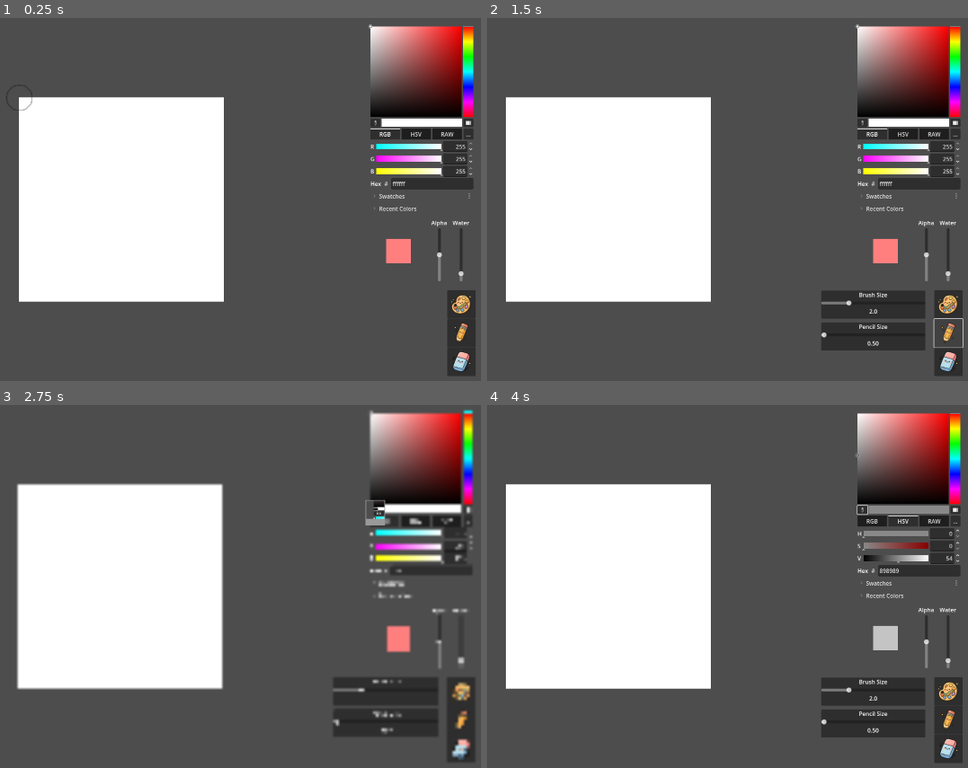
Above: before the commit, frames 1-4 (two rows, left to right).
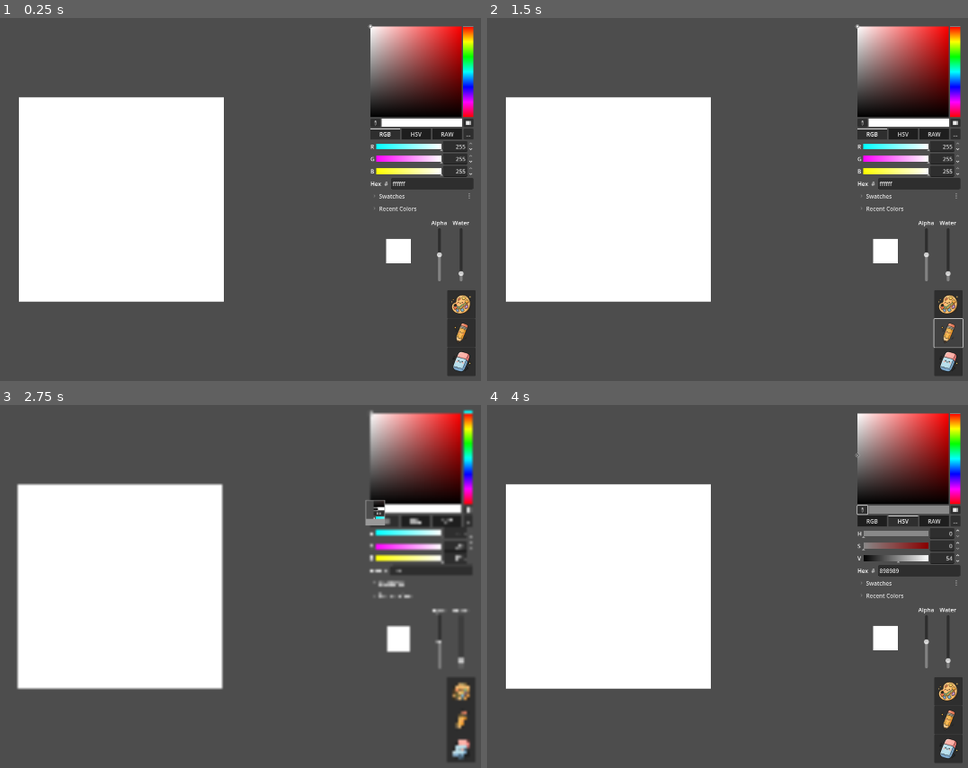
Above: after the commit, the same moments.

Repository: Dubu911/Watercolor_simulation
Game: Godot game, scene res://trial4/main4.tscn
Same seed, same stepped clock (60 frames per second), same inputs: the game is played once before the commit and once after it.
Inputs (mouse positions are in pixels of both pictures, inside the frame that each line leads up to):
- Up to frame 1 (0.25 s): no input
- Up to frame 2 (1.5 s): click (948, 304) at 0.5 s; click (948, 333) at 1.25 s
- Up to frame 3 (2.75 s): click (375, 510) at 2 s
- Up to frame 4 (4 s): click "RGB" at 2.75 s; click "HSV" at 3.5 s

The runs differ from the first frame. In frame 1, 0.4% of the frame differs, in the area x 3-86%, y 21-68%; in frame 2, 3.5%, in the area x 69-92%, y 60-92%; in frame 3, 3.3%; in frame 4, 3.5%.

Commit message:
added inertia_memory read/write buffers. Refactoring _apply_water_displacement_with_pigment_inflow(delta) function, two different helper functions it calls. One is the original _final_outflows_at and the new one is _final_outflows_at_with_inertia.

Diff:
--- a/trial4/painting_coordinator.gd
+++ b/trial4/painting_coordinator.gd
@@ -34,6 +34,8 @@
 var pencil_image: Image
 var absorbency_map : Image
 var displacement_map : Image
+var inertia_read_buffer: Image
+var inertia_write_buffer: Image
 
 # --- Textures (The GPU version of the data for display) ---
 var background_texture: ImageTexture
@@ -122,6 +124,11 @@
 	# Physics layers
 	absorbency_map = Image.create(CANVAS_WIDTH, CANVAS_HEIGHT, false, Image.FORMAT_RF)
 	displacement_map = Image.create(CANVAS_WIDTH, CANVAS_HEIGHT, false, Image.FORMAT_RGBAF)
+
+	# Inertia memory buffers (store water inflows from 4 directions: right, left, down, up)
+	inertia_read_buffer = Image.create(CANVAS_WIDTH, CANVAS_HEIGHT, false, Image.FORMAT_RGBAF)
+	inertia_read_buffer.fill(Color(0, 0, 0, 0))
+	inertia_write_buffer = Image.create(CANVAS_WIDTH, CANVAS_HEIGHT, false, Image.FORMAT_RGBAF)
 
 	# Initialize the paper properties
 	_initialize_paper_properties()
@@ -154,7 +161,9 @@
 								static_read_buffer,
 								static_write_buffer,
 								absorbency_map,
-								displacement_map)
+								displacement_map,
+								inertia_read_buffer,
+								inertia_write_buffer)
 
 # The main simulation loop
 func _process(_delta: float):
--- a/trial4/physics_simulator.gd
+++ b/trial4/physics_simulator.gd
@@ -2,16 +2,23 @@
 extends Node
 
 # --- SIMULATION CONSTANTS ---
+# Water related
 @export var S: float = 0.10 # Surface tension coefficient
 @export var SP: float = 0.50 # Spread force coefficient
-@export var DIFFUSION_RATE: float = 0.1  # pigment diffusion speed (0.01 .. 0.5)
+@export var canceling_power: float = 0.6747  # How much outflow is reduced when pushing against recent inflow (0.0 .. 1.0)
+@export var acceleration_power: float = 0.1536  # How much outflow is increased when pushing with momentum (0.0 .. 1.0)
 @export var EVAPORATION_CONST: float = 0.01  # water evaporation rate (0.001 .. 0.05)
 @export var HOLD_THRESHOLD: float = 5.0 # The force needed to wet a dry pixel
+
+# Diffusion related
+@export var DIFFUSION_RATE: float = 0.1  # pigment diffusion speed (0.01 .. 0.5)
+@export var diffusion_limiter: float = 0.25  # max fraction of pigment that can diffuse per neighbor per frame (0.1 .. 0.5)
 @export var k_deposit_base: float = 1.0  # overall deposition speed (0.3..3.0)
 @export var w_scale: float = 0.2        # water scale (≈ how much water feels "wet"); 0.05 .. 0.3
-@export var diffusion_limiter: float = 0.25  # max fraction of pigment that can diffuse per neighbor per frame (0.1 .. 0.5)
+
+# Internal variables
 const DRY_PIXEL_LIMIT = 0.0001 # Any water amount below this is considered "dry"
-const ENERGY_LOSS_ON_REDISTRIBUTION = 0.5 # How much energy is lost when flow is redirected
+const ENERGY_LOSS_ON_REDISTRIBUTION = 0.3 # How much energy is lost when flow is redirected
 const K_ABSORPTION = 0.5 # Higher numbers make the paint more opaque, faster.
 const EPS_A = 1e-6 # avoid log(0)
 
@@ -29,40 +36,43 @@
 var static_write: Image
 var absorbency_map: Image
 var displacement_map: Image
+var inertia_read: Image
+var inertia_write: Image
 
 # Fine tunning purpose
 # A flag to prevent spamming the print statement
 var values_changed_this_frame := false
 # --- FUNCTION FOR LIVE TUNING ---
 func _process(delta: float):
-	var change_speed = 0.01 * delta # How fast the values change
+	var change_speed = 0.1 * delta # How fast the values change
 	values_changed_this_frame = false
-	# --- Controls for Surface Tension (S) ---
+	# --- Controls for Canceling Power ---
 	if Input.is_key_pressed(KEY_R):
-		S += change_speed
+		canceling_power += change_speed
 		values_changed_this_frame = true
 	if Input.is_key_pressed(KEY_F):
-		S -= change_speed
+		canceling_power -= change_speed
 		values_changed_this_frame = true
-	# --- Controls for Spreading Force (SP) ---
+	# --- Controls for Acceleration Power ---
 	if Input.is_key_pressed(KEY_T):
-		SP += change_speed
+		acceleration_power += change_speed
 		values_changed_this_frame = true
 	if Input.is_key_pressed(KEY_G):
-		SP -= change_speed
+		acceleration_power -= change_speed
 		values_changed_this_frame = true
 
-	# Ensure values don't go below zero
-	S = max(0.0, S)
-	SP = max(0.0, SP)
+	# Clamp momentum powers to 0-1 range
+	canceling_power = clamp(canceling_power, 0.0, 1.0)
+	acceleration_power = clamp(acceleration_power, 0.0, 1.0)
 
 	# Print the new values to the console only if they changed
 	if values_changed_this_frame:
-		print("Surface Tension (S): %.4f | Spreading Force (SP): %.4f" % [S, SP])
+		print("Canceling Power: %.4f | Acceleration Power: %.4f" % [canceling_power, acceleration_power])
 
 
 func init(p_width: int, p_height: int, p_water_read: Image, p_mobile_read: Image, p_water_write: Image,
-		  p_mobile_write: Image, p_static_read: Image, p_static_write: Image, p_absorbency: Image, p_displacement: Image):
+		  p_mobile_write: Image, p_static_read: Image, p_static_write: Image, p_absorbency: Image, p_displacement: Image,
+		  p_inertia_read: Image, p_inertia_write: Image):
 	canvas_width = p_width
 	canvas_height = p_height
 
@@ -74,6 +84,8 @@
 	static_write = p_static_write
 	absorbency_map = p_absorbency
 	displacement_map = p_displacement
+	inertia_read = p_inertia_read
+	inertia_write = p_inertia_write
 
 func run_simulation_step(delta: float, g_x: float, g_y: float):
 	# step 1, evaporation on the water layer
@@ -84,10 +96,12 @@
 	_calculate_water_displacement_4_dir_redistribution(g_x, g_y)
 
 	# step 3, execute water movement based on step 3 information as well as pigment carried with the water.
+	# This also records inflow information into inertia_write
 	_apply_water_displacement_with_pigment_inflow(delta)
 
 	_swap_water_buffers()
 	_swap_mobile_buffers()
+	_swap_inertia_buffers()  # Swap inertia after recording inflows
 
 	# step 4, surface diffusion on the mobile layer (happens before deposition)
 	_simulate_diffusion(delta) # pigment diffuses on the wet surface based on contact area
@@ -116,6 +130,11 @@
 	var temp_static = static_read
 	static_read = static_write
 	static_write = temp_static
+
+func _swap_inertia_buffers():
+	var temp_inertia = inertia_read
+	inertia_read = inertia_write
+	inertia_write = temp_inertia
 
 # Calculate water displacement in regards to gravity, surface tension and spreading force
 func _calculate_water_displacement_4_dir_redistribution(g_x: float, g_y: float):
@@ -240,6 +259,7 @@
 func _apply_water_displacement_with_pigment_inflow(delta: float):
 	water_write.fill(Color(0,0,0,0))
 	mobile_write.fill(Color(1,1,1,0))
+	inertia_write.fill(Color(0,0,0,0))  # Clear inertia memory for this frame
 
 	for y in range(canvas_height):
 		for x in range(canvas_width):
@@ -249,20 +269,9 @@
 			var capacity_at_source = absorbency_map.get_pixel(x, y).r
 			var movable_water_at_source = max(0.0, water_at_source - capacity_at_source)
 
-			var displacement_here = displacement_map.get_pixel(x, y)
-			var outflow_right_wanted = max(0.0, displacement_here.r) * movable_water_at_source * delta
-			var outflow_left_wanted  = max(0.0, displacement_here.g) * movable_water_at_source * delta
-			var outflow_down_wanted  = max(0.0, displacement_here.b) * movable_water_at_source * delta
-			var outflow_up_wanted    = max(0.0, displacement_here.a) * movable_water_at_source * delta
-
-			var total_outflow_wanted = outflow_right_wanted + outflow_left_wanted + outflow_down_wanted + outflow_up_wanted
-			if total_outflow_wanted > movable_water_at_source and total_outflow_wanted > 0.0:
-				var scale_factor = movable_water_at_source / total_outflow_wanted
-				outflow_right_wanted *= scale_factor
-				outflow_left_wanted  *= scale_factor
-				outflow_down_wanted  *= scale_factor
-				outflow_up_wanted    *= scale_factor
-				total_outflow_wanted  = movable_water_at_source
+			# Get scaled outflows using the helper function (avoiding code duplication)
+			var outflows_here = _final_outflows_at_with_inertia(x, y, delta)
+			var total_outflow_wanted = outflows_here.x + outflows_here.y + outflows_here.z + outflows_here.w
 
 			var water_staying_at_source = water_at_source - total_outflow_wanted
 
@@ -276,7 +285,7 @@
 				var absorbed_pigment_mass_at_source = pigment_mass_at_source - movable_pigment_mass_at_source
 
 				var outflow_fraction_of_movable = 0.0
-				if movable_water_at_source > 1e-6:
+				if movable_water_at_source > EPS_A:
 					outflow_fraction_of_movable = total_outflow_wanted / movable_water_at_source
 
 				var pigment_mass_that_flows_out = movable_pigment_mass_at_source * outflow_fraction_of_movable
@@ -295,12 +304,19 @@
 			var total_inflow_water = 0.0
 			var inflow_pigment_accum = Color(1, 1, 1, 0) # mass-preserving mix accumulator
 
+			# Initialize inertia accumulator for this pixel (will record inflows from 4 directions)
+			var inflow_from_right = 0.0
+			var inflow_from_left = 0.0
+			var inflow_from_down = 0.0
+			var inflow_from_up = 0.0
+
 			# from LEFT neighbor -> their RIGHT outflow lands here
 			if x > 0:
-				var neighbor_flows = _final_outflows_at(x - 1, y, delta)
+				var neighbor_flows = _final_outflows_at_with_inertia(x - 1, y, delta)
 				var water_in_from_left = neighbor_flows.x
 				if water_in_from_left > 0.0:
 					total_inflow_water += water_in_from_left
+					inflow_from_left = water_in_from_left  # Record for inertia memory
 
 					var neighbor_water = water_read.get_pixel(x - 1, y).r
 					var neighbor_capacity = absorbency_map.get_pixel(x - 1, y).r
@@ -312,15 +328,15 @@
 					var incoming_mass = neighbor_movable_mass * (water_in_from_left / max(neighbor_movable_water, 1e-6))
 
 					var incoming_pigment_color = Color(neighbor_pigment.r, neighbor_pigment.g, neighbor_pigment.b, PigmentMixer._mass_to_alpha(incoming_mass))
-					#inflow_pigment_accum = _mix_pigments_with_mass_conversion(inflow_pigment_accum, incoming_pigment_color)
 					inflow_pigment_accum = PigmentMixer._mix_pigments_optical(inflow_pigment_accum, incoming_pigment_color)
 
 			# from RIGHT neighbor -> their LEFT outflow lands here
 			if x < canvas_width - 1:
-				var neighbor_flows = _final_outflows_at(x + 1, y, delta)
+				var neighbor_flows = _final_outflows_at_with_inertia(x + 1, y, delta)
 				var water_in_from_right = neighbor_flows.y
 				if water_in_from_right > 0.0:
 					total_inflow_water += water_in_from_right
+					inflow_from_right = water_in_from_right  # Record for inertia memory
 
 					var neighbor_water = water_read.get_pixel(x + 1, y).r
 					var neighbor_capacity = absorbency_map.get_pixel(x + 1, y).r
@@ -332,15 +348,15 @@
 					var incoming_mass = neighbor_movable_mass * (water_in_from_right / max(neighbor_movable_water, 1e-6))
 
 					var incoming_pigment_color = Color(neighbor_pigment.r, neighbor_pigment.g, neighbor_pigment.b, PigmentMixer._mass_to_alpha(incoming_mass))
-					#inflow_pigment_accum = _mix_pigments_with_mass_conversion(inflow_pigment_accum, incoming_pigment_color)
 					inflow_pigment_accum = PigmentMixer._mix_pigments_optical(inflow_pigment_accum, incoming_pigment_color)
 
 			# from UP neighbor -> their DOWN outflow lands here
 			if y > 0:
-				var neighbor_flows = _final_outflows_at(x, y - 1, delta)
+				var neighbor_flows = _final_outflows_at_with_inertia(x, y - 1, delta)
 				var water_in_from_up = neighbor_flows.z
 				if water_in_from_up > 0.0:
 					total_inflow_water += water_in_from_up
+					inflow_from_up = water_in_from_up  # Record for inertia memory
 
 					var neighbor_water = water_read.get_pixel(x, y - 1).r
 					var neighbor_capacity = absorbency_map.get_pixel(x, y - 1).r
@@ -352,15 +368,15 @@
 					var incoming_mass = neighbor_movable_mass * (water_in_from_up / max(neighbor_movable_water, 1e-6))
 
 					var incoming_pigment_color = Color(neighbor_pigment.r, neighbor_pigment.g, neighbor_pigment.b, PigmentMixer._mass_to_alpha(incoming_mass))
-					#inflow_pigment_accum = _mix_pigments_with_mass_conversion(inflow_pigment_accum, incoming_pigment_color)
 					inflow_pigment_accum = PigmentMixer._mix_pigments_optical(inflow_pigment_accum, incoming_pigment_color)
 
 			# from DOWN neighbor -> their UP outflow lands here
 			if y < canvas_height - 1:
-				var neighbor_flows = _final_outflows_at(x, y + 1, delta)
+				var neighbor_flows = _final_outflows_at_with_inertia(x, y + 1, delta)
 				var water_in_from_down = neighbor_flows.w
 				if water_in_from_down > 0.0:
 					total_inflow_water += water_in_from_down
+					inflow_from_down = water_in_from_down  # Record for inertia memory
 
 					var neighbor_water = water_read.get_pixel(x, y + 1).r
 					var neighbor_capacity = absorbency_map.get_pixel(x, y + 1).r
@@ -372,7 +388,6 @@
 					var incoming_mass = neighbor_movable_mass * (water_in_from_down / max(neighbor_movable_water, 1e-6))
 
 					var incoming_pigment_color = Color(neighbor_pigment.r, neighbor_pigment.g, neighbor_pigment.b, PigmentMixer._mass_to_alpha(incoming_mass))
-					#inflow_pigment_accum = _mix_pigments_with_mass_conversion(inflow_pigment_accum, incoming_pigment_color)
 					inflow_pigment_accum = PigmentMixer._mix_pigments_optical(inflow_pigment_accum, incoming_pigment_color)
 
 			# --- PART 3: finalize this pixel ---
@@ -381,6 +396,9 @@
 
 			water_write.set_pixel(x, y, Color(final_water_at_pixel, 0, 0))
 			mobile_write.set_pixel(x, y, final_pigment_at_pixel)
+
+			# Write inertia memory for this pixel (RGBA = inflows from right, left, down, up)
+			inertia_write.set_pixel(x, y, Color(inflow_from_right, inflow_from_left, inflow_from_down, inflow_from_up))
 
 
 # --- HELPER FUNCTIONS ---
@@ -406,6 +424,91 @@
 	var outflow_down_wanted  = max(0.0, displacement_at_neighbor.b) * movable_water_at_neighbor * delta
 	var outflow_up_wanted    = max(0.0, displacement_at_neighbor.a) * movable_water_at_neighbor * delta
 
+	var total_outflow_wanted = outflow_right_wanted + outflow_left_wanted + outflow_down_wanted + outflow_up_wanted
+	if total_outflow_wanted > movable_water_at_neighbor and total_outflow_wanted > 0.0:
+		var scale_factor = movable_water_at_neighbor / total_outflow_wanted
+		outflow_right_wanted *= scale_factor
+		outflow_left_wanted  *= scale_factor
+		outflow_down_wanted  *= scale_factor
+		outflow_up_wanted    *= scale_factor
+
+	return Vector4(outflow_right_wanted, outflow_left_wanted, outflow_down_wanted, outflow_up_wanted)
+
+
+# Computes a neighbor pixel's FINAL, SCALED directional outflows WITH MOMENTUM DAMPENING.
+# This version applies inertia memory to reduce oscillation by dampening outflows that push
+# against recent inflows (and optionally boosting flows that align with momentum).
+# Returns a Vector4: (outflow_right, outflow_left, outflow_down, outflow_up).
+#
+# Uses inertia_read buffer where RGBA stores (inflow_from_right, inflow_from_left, inflow_from_down, inflow_from_up)
+# from the previous frame. These represent how much water this pixel RECEIVED from each direction.
+func _final_outflows_at_with_inertia(neighbor_x: int, neighbor_y: int, delta: float) -> Vector4:
+	if neighbor_x < 0 or neighbor_x >= canvas_width or neighbor_y < 0 or neighbor_y >= canvas_height:
+		return Vector4(0, 0, 0, 0)
+
+	var water_at_neighbor = water_read.get_pixel(neighbor_x, neighbor_y).r
+	if water_at_neighbor <= DRY_PIXEL_LIMIT:
+		return Vector4(0, 0, 0, 0)
+
+	var capacity_at_neighbor = absorbency_map.get_pixel(neighbor_x, neighbor_y).r
+	var movable_water_at_neighbor = max(0.0, water_at_neighbor - capacity_at_neighbor)
+	if movable_water_at_neighbor <= DRY_PIXEL_LIMIT:
+		return Vector4(0, 0, 0, 0)
+
+	# Calculate raw outflows from displacement forces (BEFORE scaling)
+	var displacement_at_neighbor = displacement_map.get_pixel(neighbor_x, neighbor_y)
+
+	var outflow_right_wanted = max(0.0, displacement_at_neighbor.r) * movable_water_at_neighbor * delta
+	var outflow_left_wanted  = max(0.0, displacement_at_neighbor.g) * movable_water_at_neighbor * delta
+	var outflow_down_wanted  = max(0.0, displacement_at_neighbor.b) * movable_water_at_neighbor * delta
+	var outflow_up_wanted    = max(0.0, displacement_at_neighbor.a) * movable_water_at_neighbor * delta
+
+	# --- APPLY MOMENTUM DAMPENING (before conservation scaling) ---
+	# Read inertia memory: how much water this pixel received from each direction last frame
+	var inertia_here = inertia_read.get_pixel(neighbor_x, neighbor_y)
+	var inflow_from_right = inertia_here.r  # Water received from the right (flowing leftward into this pixel)
+	var inflow_from_left = inertia_here.g   # Water received from the left (flowing rightward into this pixel)
+	var inflow_from_down = inertia_here.b   # Water received from below (flowing upward into this pixel)
+	var inflow_from_up = inertia_here.a     # Water received from above (flowing downward into this pixel)
+
+	# Apply canceling: If trying to push water RIGHT, but recently received water FROM the right, dampen it
+	if inflow_from_right > 0.0:
+		var cancel_amount = min(outflow_right_wanted, inflow_from_right) * canceling_power
+		outflow_right_wanted -= cancel_amount
+	elif acceleration_power > 0.0 and inflow_from_left > 0.0:
+		# Boost rightward flow if we have leftward momentum (received from left)
+		var boost_amount = min(outflow_right_wanted, inflow_from_left) * acceleration_power
+		outflow_right_wanted += boost_amount
+
+	# Apply canceling for LEFT outflow vs inflow from left
+	if inflow_from_left > 0.0:
+		var cancel_amount = min(outflow_left_wanted, inflow_from_left) * canceling_power
+		outflow_left_wanted -= cancel_amount
+	elif acceleration_power > 0.0 and inflow_from_right > 0.0:
+		# Boost leftward flow if we have rightward momentum (received from right)
+		var boost_amount = min(outflow_left_wanted, inflow_from_right) * acceleration_power
+		outflow_left_wanted += boost_amount
+
+	# Apply canceling for DOWN outflow vs inflow from down
+	if inflow_from_down > 0.0:
+		var cancel_amount = min(outflow_down_wanted, inflow_from_down) * canceling_power
+		outflow_down_wanted -= cancel_amount
+	elif acceleration_power > 0.0 and inflow_from_up > 0.0:
+		# Boost downward flow if we have upward momentum (received from up)
+		var boost_amount = min(outflow_down_wanted, inflow_from_up) * acceleration_power
+		outflow_down_wanted += boost_amount
+
+	# Apply canceling for UP outflow vs inflow from up
+	if inflow_from_up > 0.0:
+		var cancel_amount = min(outflow_up_wanted, inflow_from_up) * canceling_power
+		outflow_up_wanted -= cancel_amount
+	elif acceleration_power > 0.0 and inflow_from_down > 0.0:
+		# Boost upward flow if we have downward momentum (received from down)
+		var boost_amount = min(outflow_up_wanted, inflow_from_down) * acceleration_power
+		outflow_up_wanted += boost_amount
+
+	# --- APPLY CONSERVATION SCALING (after momentum dampening) ---
+	# Now scale down proportionally if total outflow exceeds available movable water
 	var total_outflow_wanted = outflow_right_wanted + outflow_left_wanted + outflow_down_wanted + outflow_up_wanted
 	if total_outflow_wanted > movable_water_at_neighbor and total_outflow_wanted > 0.0:
 		var scale_factor = movable_water_at_neighbor / total_outflow_wanted
Binary file added: Image_samples/demo_black_and_white.png
Not shown, added: Image_samples/demo_black_and_white.png.import
Not shown: 1 places in trial4/main4.tscn that only renumber resources
